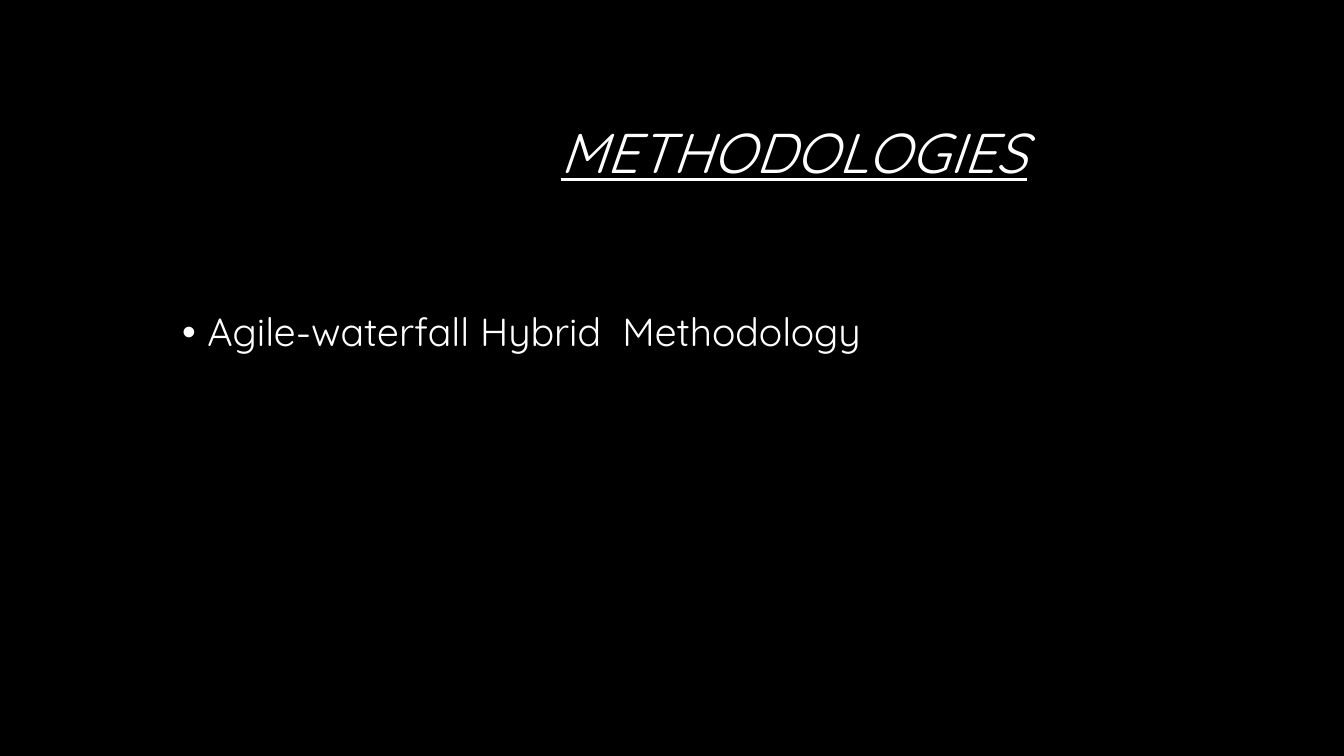
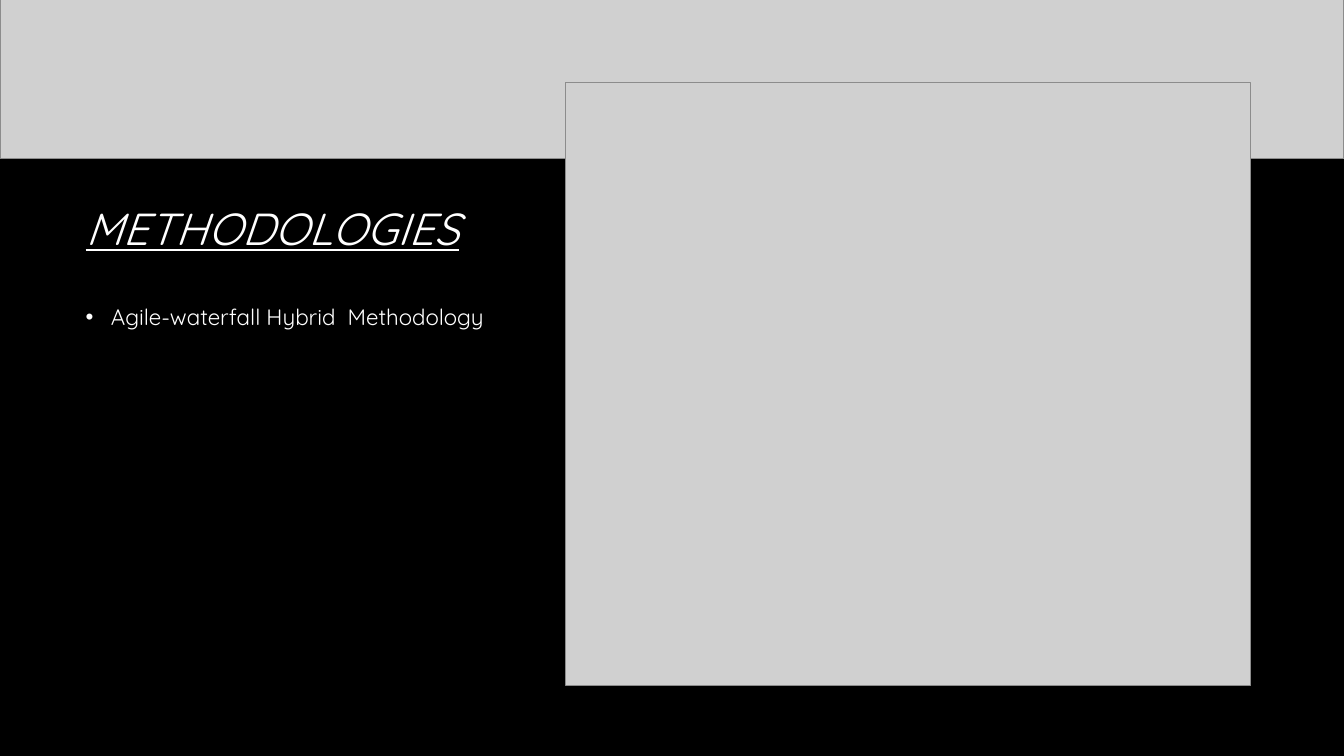
Before and after one commit to braucalderon/trackingPredictionSystem, a slide deck: slide 5 of Presentation/RAILWAY Presentation2.pptx. Drawn at 1344x756 pixels with LibreOffice and Linux fonts; fonts in the diff are those of the drawing; grey boxes stand for pictures; background and template pictures are left out. Boxes give left, top, right and bottom in pixels: in the first picture for what was removed or moved away, otherwise in the second. Text is boxed around its words. In the diff, an @@ line names an element or a change of style, - is before the commit and + after.

```diff
--- a/Presentation/RAILWAY Presentation2.pptx
+++ b/Presentation/RAILWAY Presentation2.pptx
@@ picture added at box(0, 0, 1344, 159) @@
@@ title "METHODOLOGIES": place and size @@
-title "METHODOLOGIES" at box(561, 133, 1027, 181)
+title "METHODOLOGIES" at box(86, 213, 459, 251)
@@ title "METHODOLOGIES" at box(86, 213, 459, 251): size 40 to 32 pt; alignment centre to left; vertical alignment middle to bottom @@
@@ picture added at box(566, 83, 1250, 686) @@
@@ text "Agile-waterfall Hybrid Methodology": place and size @@
-text "Agile-waterfall Hybrid Methodology" at box(207, 317, 860, 354)
+text "Agile-waterfall Hybrid Methodology" at box(111, 308, 484, 330)
@@ text "Agile-waterfall Hybrid Methodology" at box(111, 308, 484, 330): size 28 to 16 pt @@
```
